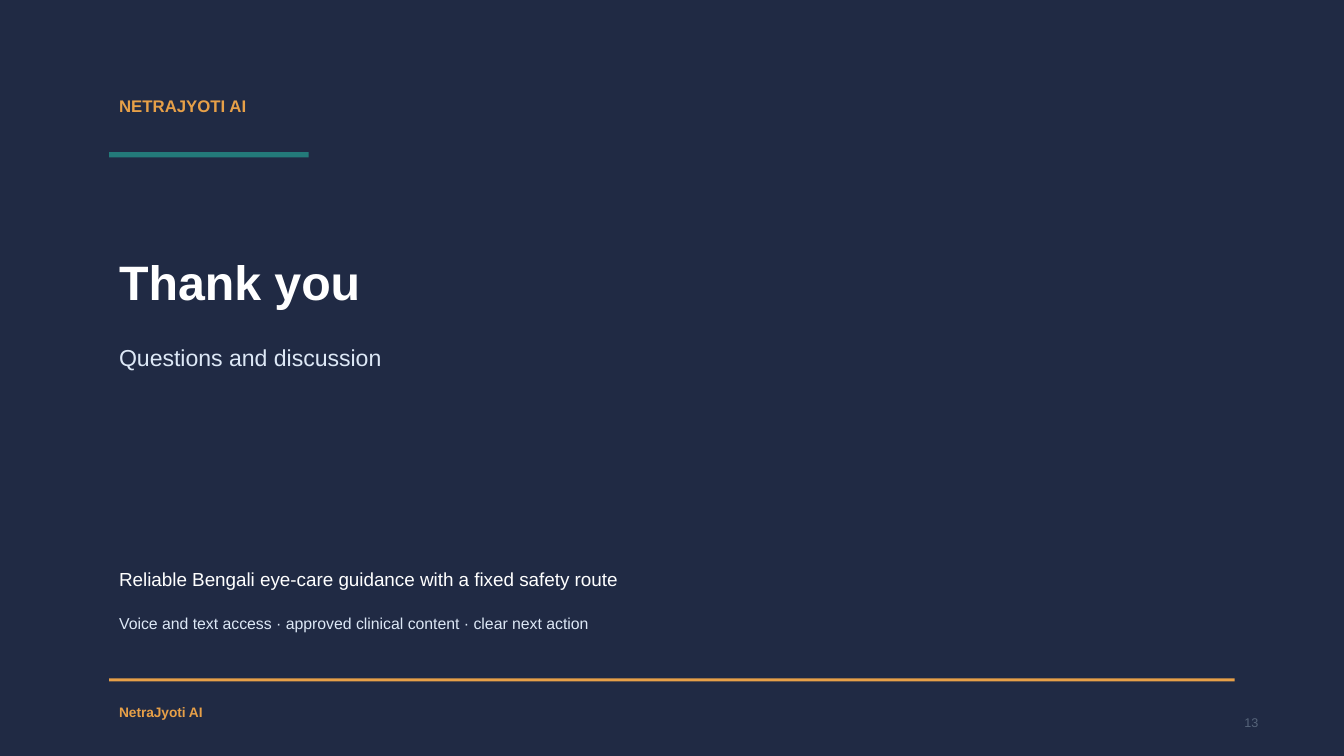
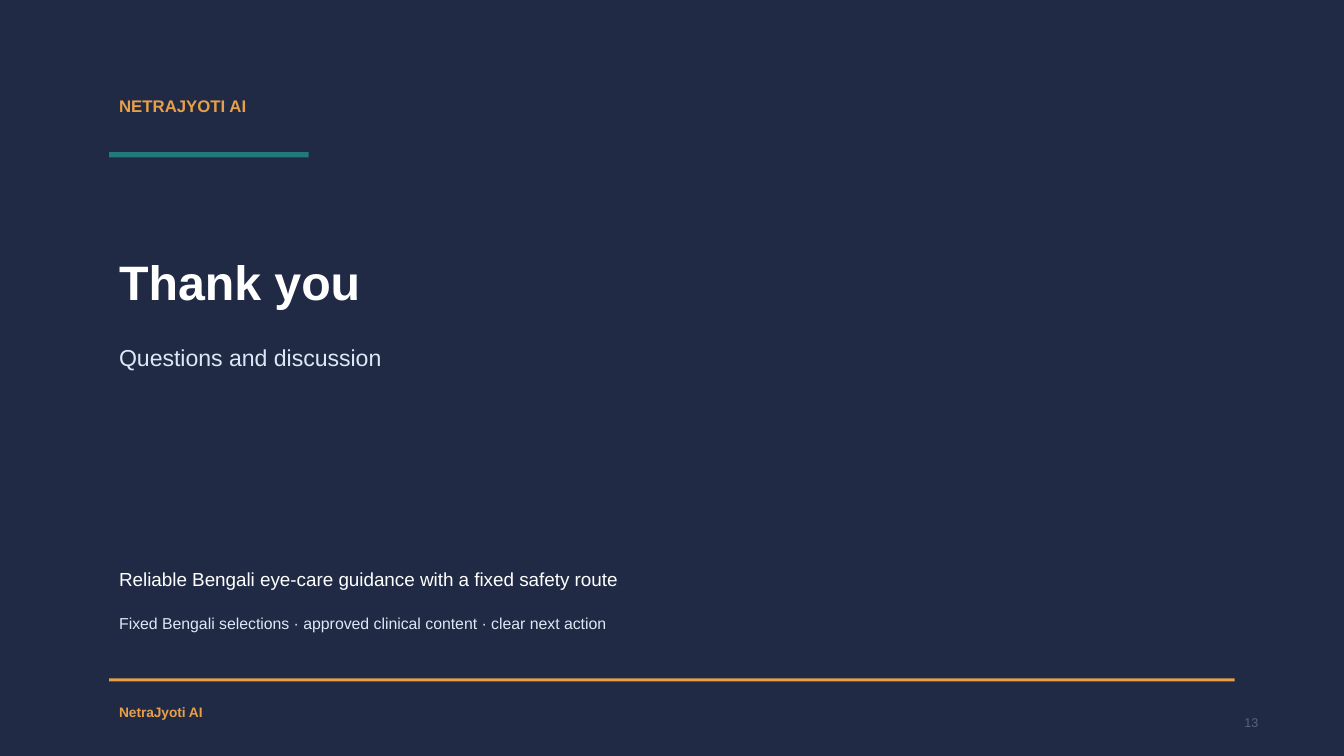
Before and after one commit to rahulkarcj/netrajyoti-ai-mvp, a slide deck: slide 13 of docs/presentation/NetraJyoti_AI_Capstone_Demo_Deck.pptx. Drawn at 1344x756 pixels with LibreOffice and Linux fonts; fonts in the diff are those of the drawing. Boxes give left, top, right and bottom in pixels: in the first picture for what was removed or moved away, otherwise in the second. Text is boxed around its words. In the diff, an @@ line names an element or a change of style, - is before the commit and + after.

```diff
--- a/docs/presentation/NetraJyoti_AI_Capstone_Demo_Deck.pptx
+++ b/docs/presentation/NetraJyoti_AI_Capstone_Demo_Deck.pptx
@@ text at bbox=[119, 617, 606, 633]: text changed @@
-Voice and text access · approved clinical content · clear next action
+Fixed Bengali selections · approved clinical content · clear next action
```
Also in this commit, not shown: 4 other slides changed, 1 other file.
